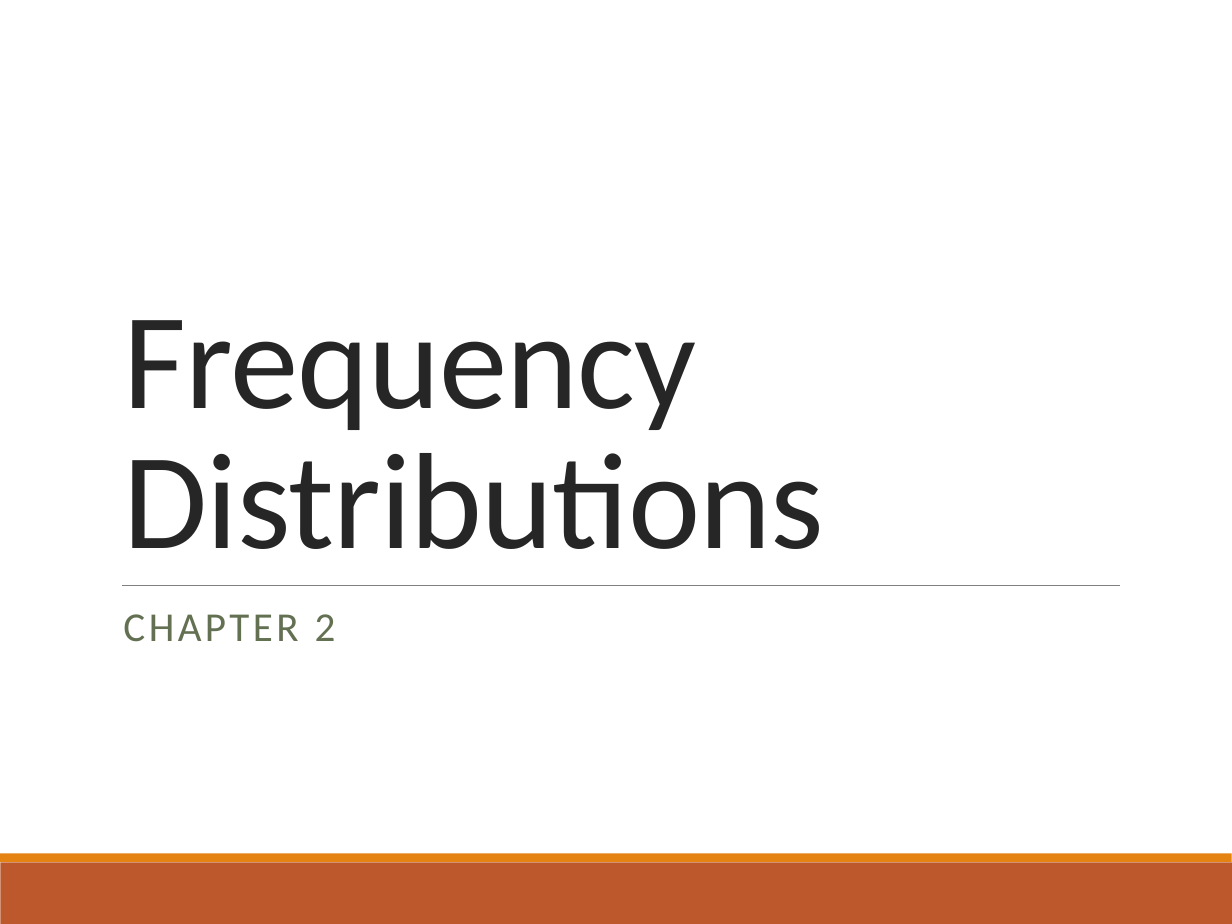
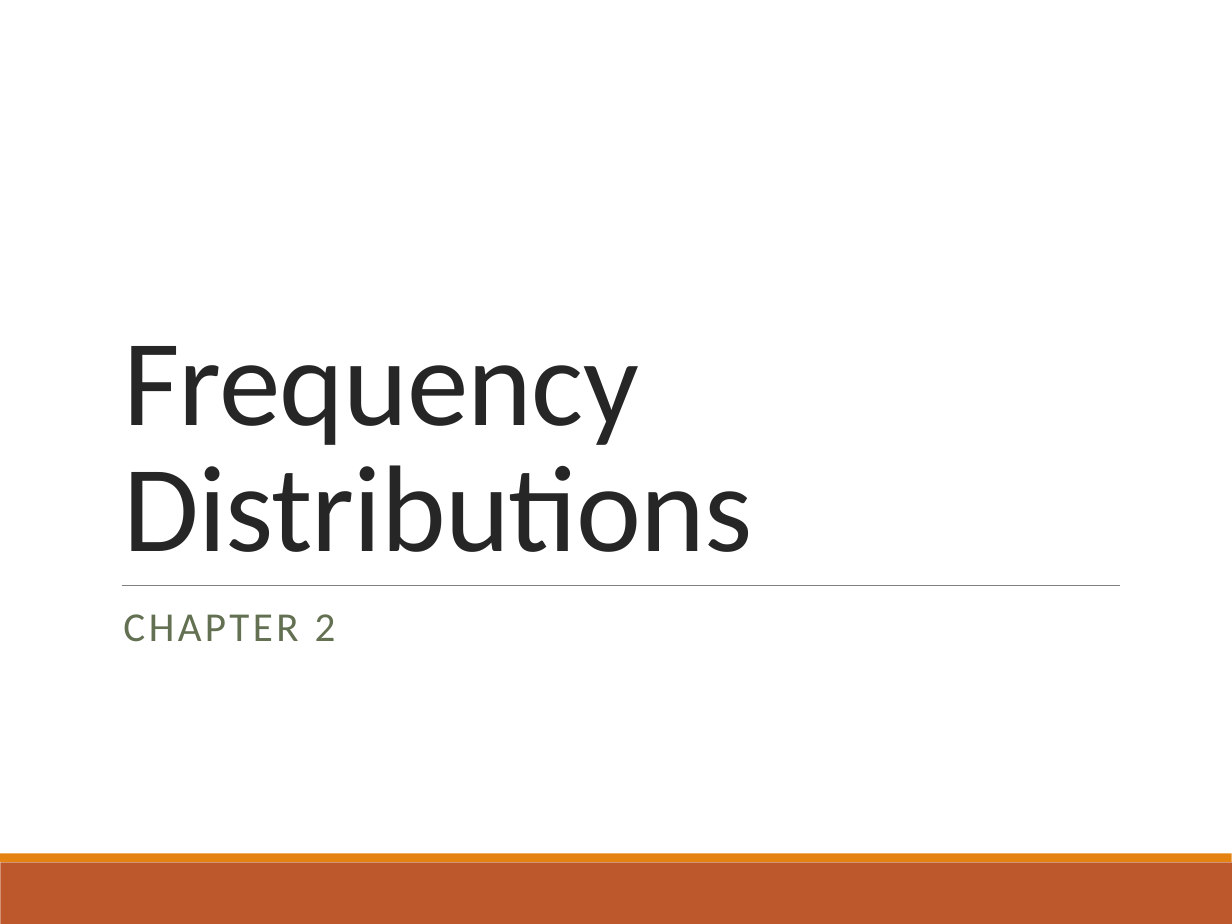
Before and after one commit to doomlab/PSY-200, a slide deck: slide 1 of Fall2018 Lecture Notes/Chapter 2 Lecture.pptx. Drawn at 1232x924 pixels with LibreOffice and Linux fonts; fonts in the diff are those of the drawing. Boxes give left, top, right and bottom in pixels: in the first picture for what was removed or moved away, otherwise in the second. Text is boxed around its words. In the diff, an @@ line names an element or a change of style, - is before the commit and + after.

```diff
--- a/Fall2018 Lecture Notes/Chapter 2 Lecture.pptx
+++ b/Fall2018 Lecture Notes/Chapter 2 Lecture.pptx
@@ title "Frequency Distributions" at box(123, 346, 753, 552): size 80 to 72 pt @@
```
Also in this commit, not shown: 1 other slide changed.
